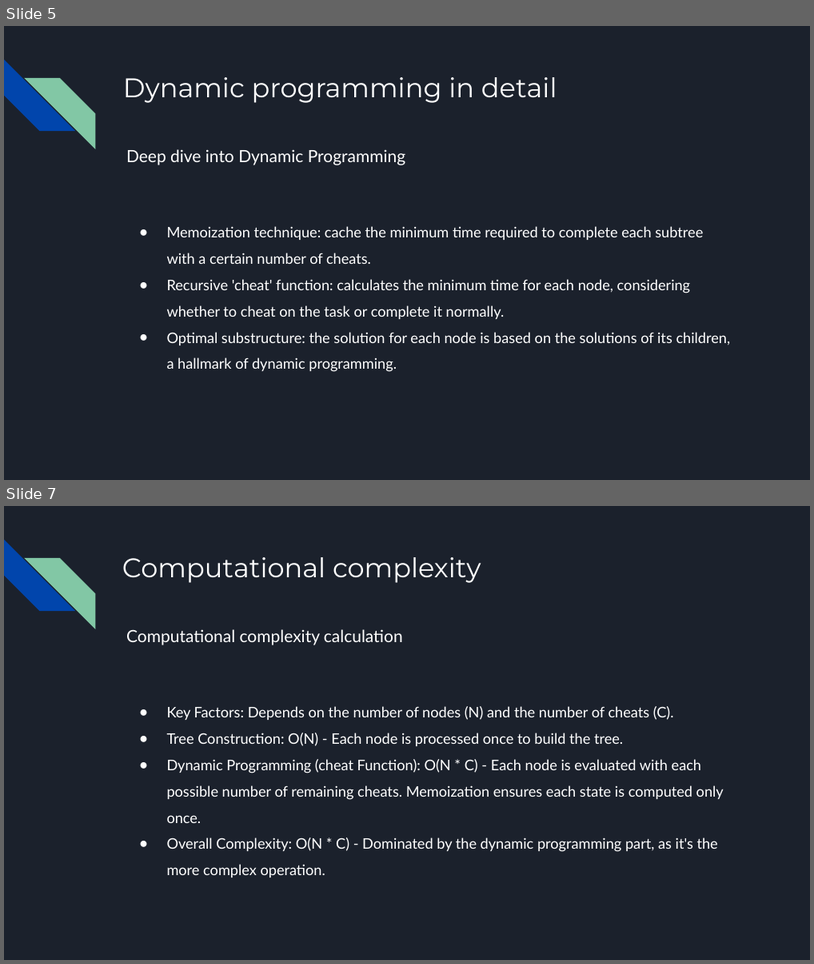
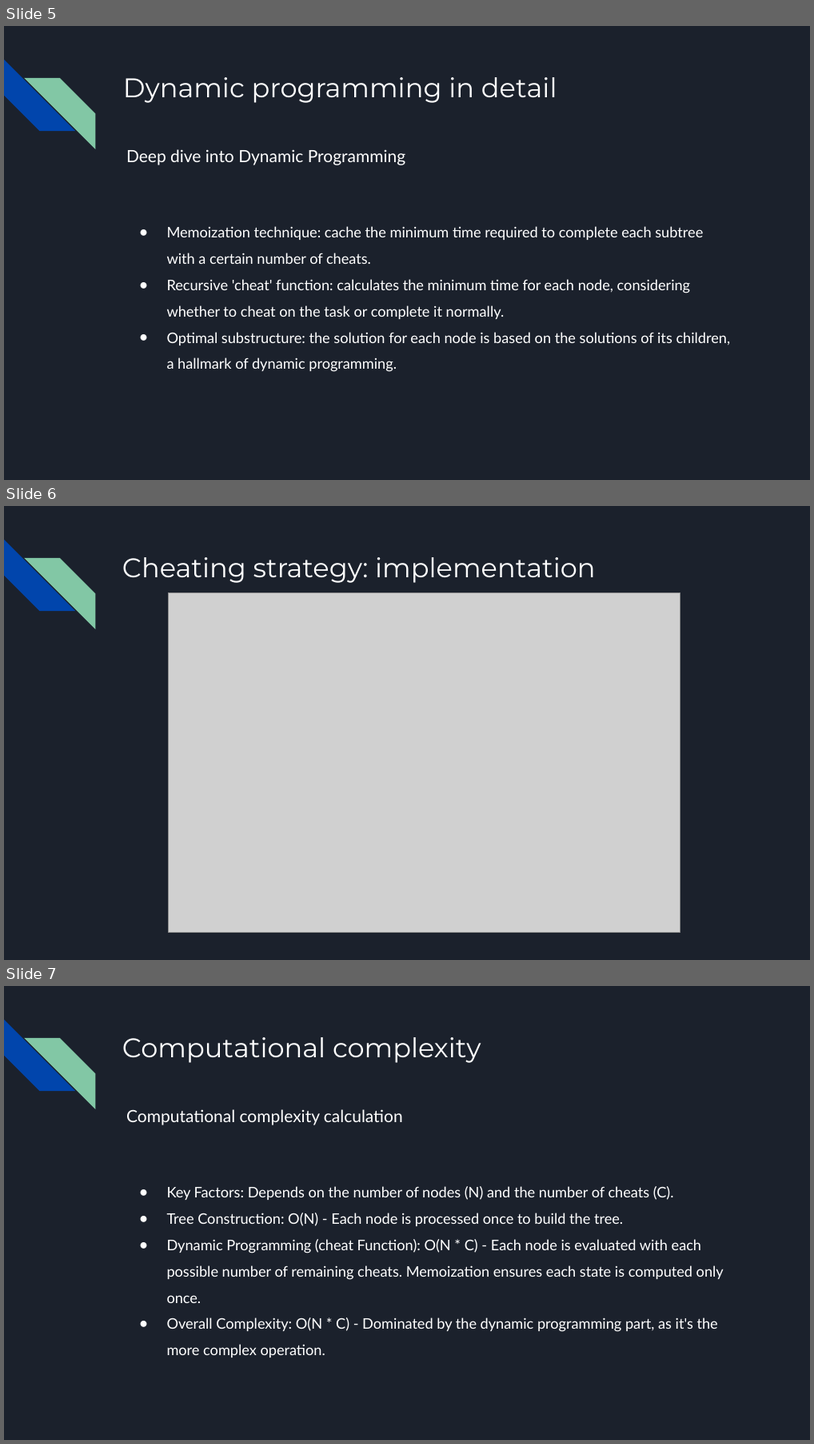
Before and after one commit to bonig97/MapOfTasks, a slide deck: Map of Tasks.pptx. Shown one above the other, each under a label of ours: slides 5 and 7 before the commit, slides 5, 6 and 7 after it; the slides between them are not shown. The pictures are 814x964 and 814x1444 pixels, drawn with LibreOffice and Linux fonts; fonts in the diff are those of the drawing; grey boxes stand for pictures. Boxes give left, top, right and bottom in pixels: in the first picture for what was removed or moved away, otherwise in the second. Text is boxed around its words. In the diff, an @@ line names an element or a change of style, - is before the commit and + after.

```diff
--- a/Map of Tasks.pptx
+++ b/Map of Tasks.pptx
@@ slide 6 added at (x1=4, y1=506, x2=810, y2=960), background #1B212C; not listed: 2 template elements that a slide beside it also shows @@
@@ title added at (x1=122, y1=557, x2=596, y2=583), 24 pt, text #FFFFFF @@
+Cheating strategy: implementation
@@ picture added at (x1=169, y1=593, x2=681, y2=932) @@
```
Also in this commit, not shown: 1 slide changed, 1 slide removed.
